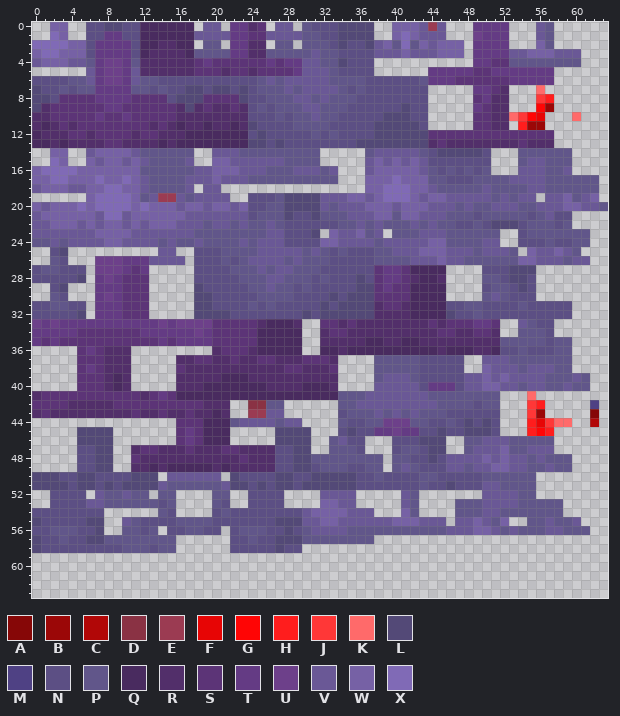
File history of a pixel-art sprite, assets/cobblemon/textures/pokemon/0150_mewtwo/mewtwo_shadow.png. This is how it looked before the edit.
The file is 64x64 pixels.
Palette (. is transparent): A #860707  B #9b0707  C #b10707  D #8a3244  E #9b3b52  F #e70505  G #ff0505  H #ff1d1d  J #ff3737  K #ff6a6a  L #534977  M #4f4184  N #5c4f84  P #61568a  Q #492b5f  R #522f6a  S #5c3477  T #643b84  U #6d408a  V #6a5896  W #7661a5  X #806ab6
The same view after the edit:
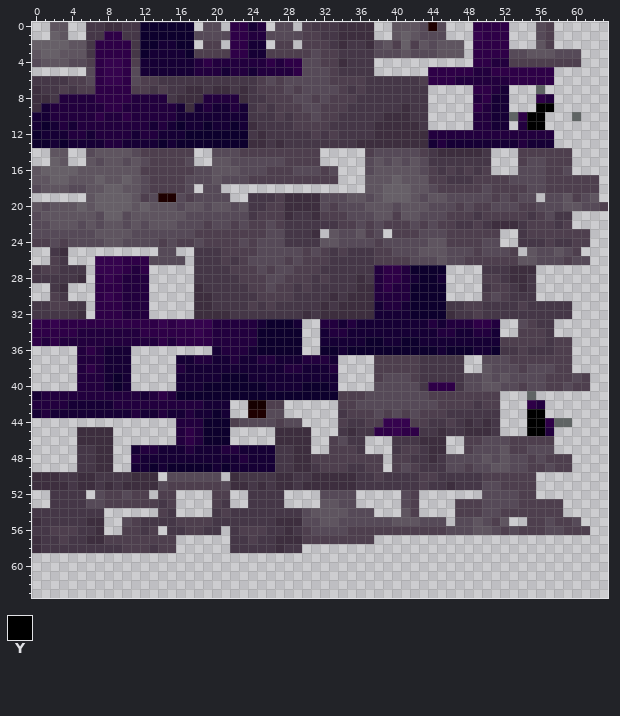
Colours new in this view: Y #000000
The edit:
Colour D changes from #8a3244 to #160000.
Colour E changes from #9b3b52 to #1e0000.
Colour K changes from #ff6a6a to #5f6464.
Colour L changes from #534977 to #3d2e3e.
Colour N changes from #5c4f84 to #453747.
Colour P changes from #61568a to #4e3f4e.
Colour Q changes from #492b5f to #0d002d.
Colour R changes from #522f6a to #160035.
Colour S changes from #5c3477 to #22003e.
Colour T changes from #643b84 to #2e0047.
Colour U changes from #6d408a to #35034e.
Colour V changes from #6a5896 to #564a58.
Colour W changes from #7661a5 to #5f5560.
Colour X changes from #806ab6 to #676068.
The edit turns colour H into colour S in row 8 at x 57; in row 11 at x 54; in row 42 at x 56; in row 45 at x 57.
The edit turns colour J into colour T in row 8 at x 56; in row 10 at x 54; in row 42 at x 55; in row 44 at x 57.
The edit turns colour B into colour Y in row 9 at x 57; in row 11 at x 55 to 56; in row 43 at x 56.
The edit turns colour F into colour Y in row 10 at x 56; in row 44 at x 56.
The edit turns colour G into colour Y in row 9 at x 56; in row 10 at x 55; in row 45 at x 56.
The edit turns colour H into colour Y in rows 44 to 45 at x 55.
The edit turns colour J into colour Y in row 43 at x 55.
Colour A is gone in row 43 at x 62.
Colour C is gone in row 44 at x 62.
Colour M is gone in row 42 at x 62.
Boxes around the changes in both pictures, in picture pixels (x1, y1, x2, y2):
changed: (32, 22, 608, 553)
